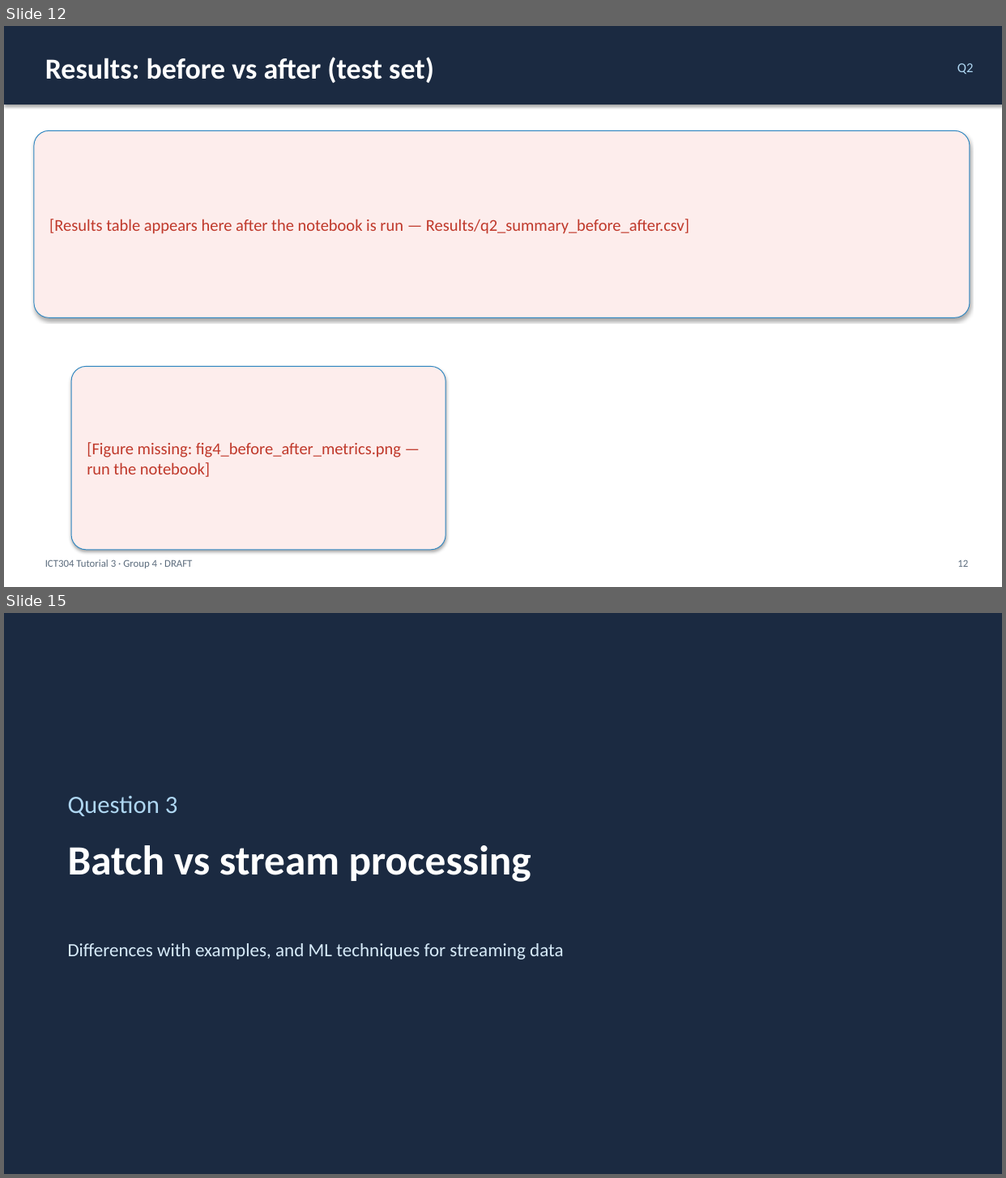
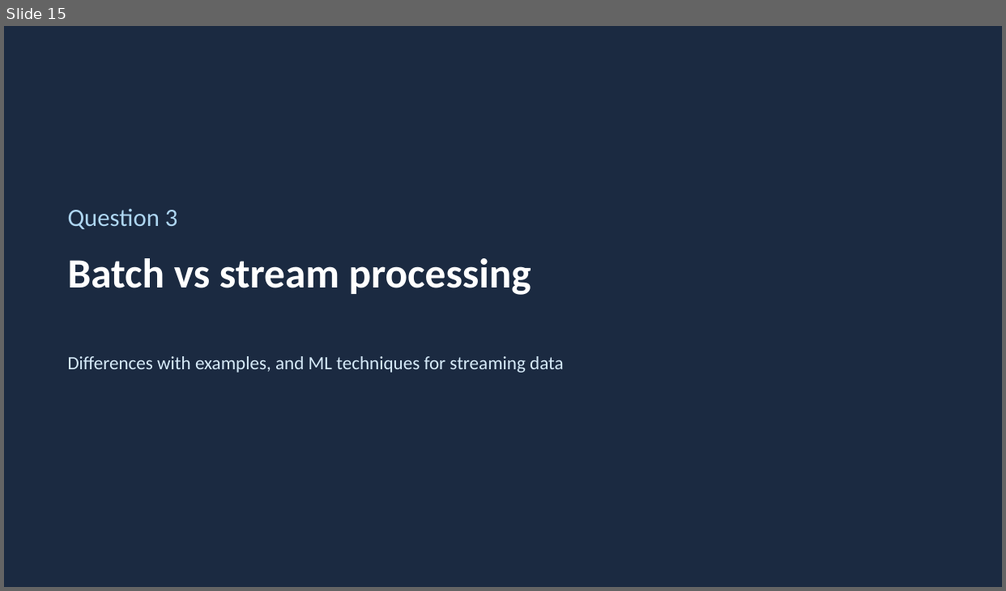
Before and after one commit to abey-joseph/ICT304-Tutorial3-Group4, a slide deck: Presentation/ICT304_Tutorial3_Group4_DRAFT.pptx. Shown one above the other, each under a label of ours: slides 12 and 15 before the commit, slide 15 after it; the slides between them are not shown. The pictures are 1006x1178 and 1006x591 pixels, drawn with LibreOffice and Linux fonts; fonts in the diff are those of the drawing. Boxes give left, top, right and bottom in pixels: in the first picture for what was removed or moved away, otherwise in the second. Text is boxed around its words. In the diff, an @@ line names an element or a change of style, - is before the commit and + after.

```diff
--- a/Presentation/ICT304_Tutorial3_Group4_DRAFT.pptx
+++ b/Presentation/ICT304_Tutorial3_Group4_DRAFT.pptx
@@ slide 12 removed at (x1=4, y1=26, x2=1002, y2=587), background #FFFFFF @@
@@ rectangle removed at (x1=4, y1=26, x2=1002, y2=105) @@
@@ text removed at (x1=45, y1=57, x2=434, y2=84) @@
-Results: before vs after (test set)
@@ text removed at (x1=957, y1=63, x2=974, y2=74) @@
-Q2
@@ rounded rectangle removed at (x1=34, y1=130, x2=970, y2=318) @@
-[Results table appears here after the notebook is run — Results/q2_summary_before_after.csv]
@@ rounded rectangle removed at (x1=71, y1=367, x2=445, y2=550) @@
-[Figure missing: fig4_before_after_metrics.png — run the notebook]
@@ text removed at (x1=45, y1=560, x2=192, y2=569) @@
-ICT304 Tutorial 3 · Group 4 · DRAFT
@@ text removed at (x1=957, y1=560, x2=968, y2=567) @@
-12
```
Also in this commit, not shown: 5 slides changed, 1 slide added, 10 other files.
